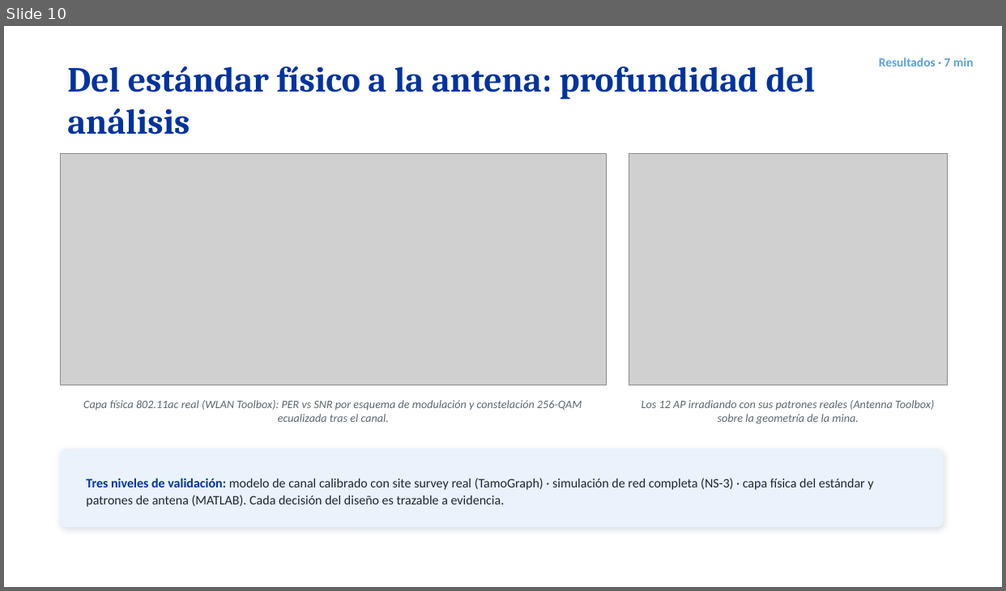
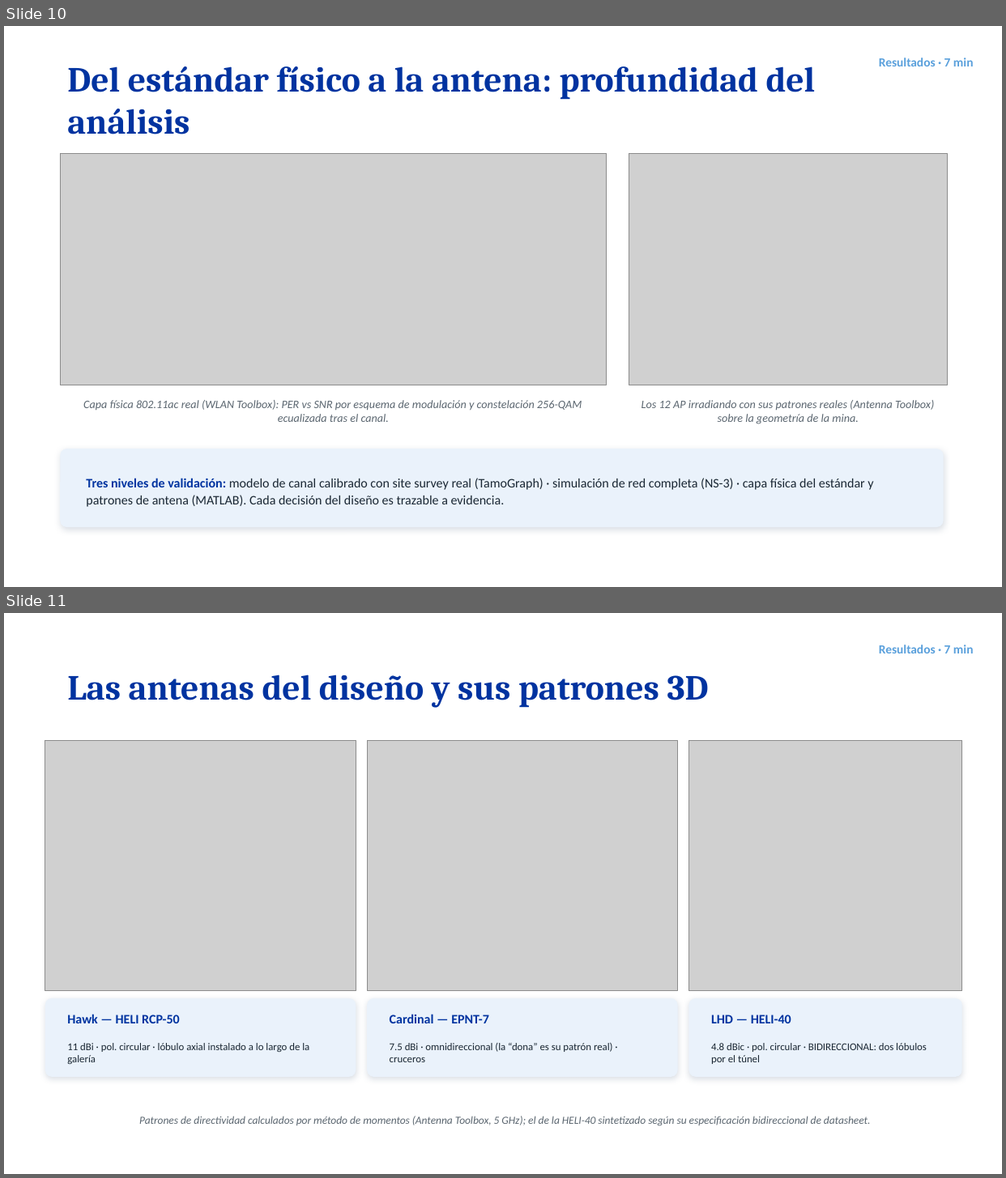
Before and after one commit to AdrianLopez012/tesis-lhd-802.11ac, a slide deck: fase4/presentacion/sustentacion_tesis_v2.pptx. Shown one above the other, each under a label of ours: slide 10 before the commit, slides 10 and 11 after it. The pictures are 1006x591 and 1006x1178 pixels, drawn with LibreOffice and Linux fonts; fonts in the diff are those of the drawing; grey boxes stand for pictures. Boxes give left, top, right and bottom in pixels: in the first picture for what was removed or moved away, otherwise in the second. Text is boxed around its words. In the diff, an @@ line names an element or a change of style, - is before the commit and + after.

```diff
--- a/fase4/presentacion/sustentacion_tesis_v2.pptx
+++ b/fase4/presentacion/sustentacion_tesis_v2.pptx
@@ slide 11 added at bbox=[4, 613, 1002, 1174], background #FFFFFF @@
@@ text added at bbox=[879, 645, 974, 653], 12 pt, text #5AA0DC, bold @@
+Resultados · 7 min
@@ text added at bbox=[67, 675, 709, 708], 34 pt, text #0033A0, bold @@
+Las antenas del diseño y sus patrones 3D
@@ picture added at bbox=[45, 740, 356, 991] @@
@@ picture added at bbox=[367, 740, 678, 991] @@
@@ picture added at bbox=[689, 740, 962, 991] @@
@@ rounded rectangle added at bbox=[45, 999, 356, 1077], fill #EAF2FB @@
@@ rounded rectangle added at bbox=[367, 999, 678, 1077], fill #EAF2FB @@
@@ rounded rectangle added at bbox=[689, 999, 962, 1077], fill #EAF2FB @@
@@ text added at bbox=[67, 1014, 180, 1024], 12.5 pt, text #0033A0, bold @@
+Hawk — HELI RCP-50
@@ text added at bbox=[390, 1014, 489, 1024], 12.5 pt, text #0033A0, bold @@
+Cardinal — EPNT-7
@@ text added at bbox=[711, 1015, 791, 1024], 12.5 pt, text #0033A0, bold @@
+LHD — HELI-40
@@ text added at bbox=[67, 1043, 309, 1064], 10 pt, text #1A2733 @@
+11 dBi · pol. circular · lóbulo axial instalado a lo largo de la galería
@@ text added at bbox=[390, 1043, 613, 1063], 10 pt, text #1A2733 @@
+7.5 dBi · omnidireccional (la “dona” es su patrón real) · cruceros
@@ text added at bbox=[711, 1043, 927, 1064], 10 pt, text #1A2733 @@
+4.8 dBic · pol. circular · BIDIRECCIONAL: dos lóbulos por el túnel
@@ text added at bbox=[139, 1116, 871, 1127], 10.5 pt, text #5B6670, italic @@
+Patrones de directividad calculados por método de momentos (Antenna Toolbox, 5 GHz); el de la HELI-40 sintetizado según su especificación bidireccional de datasheet.
```
Also in this commit, not shown: 1 other slide added, 10 other files.
